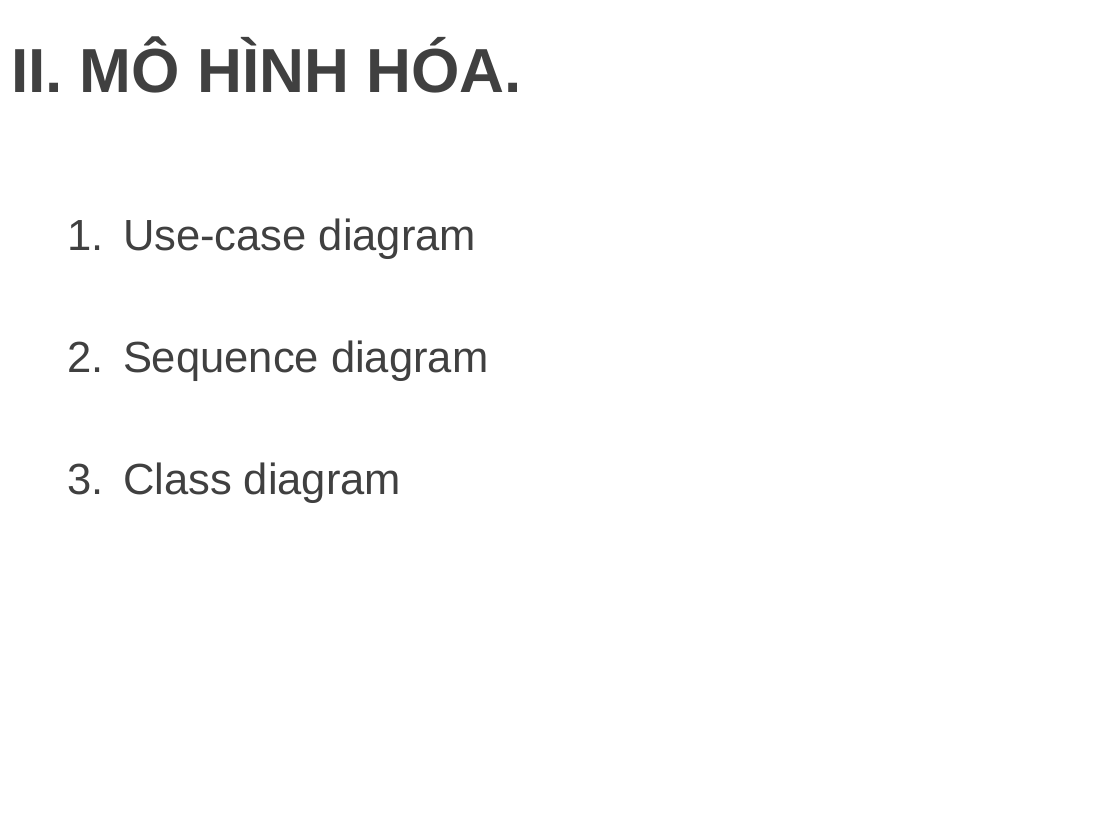
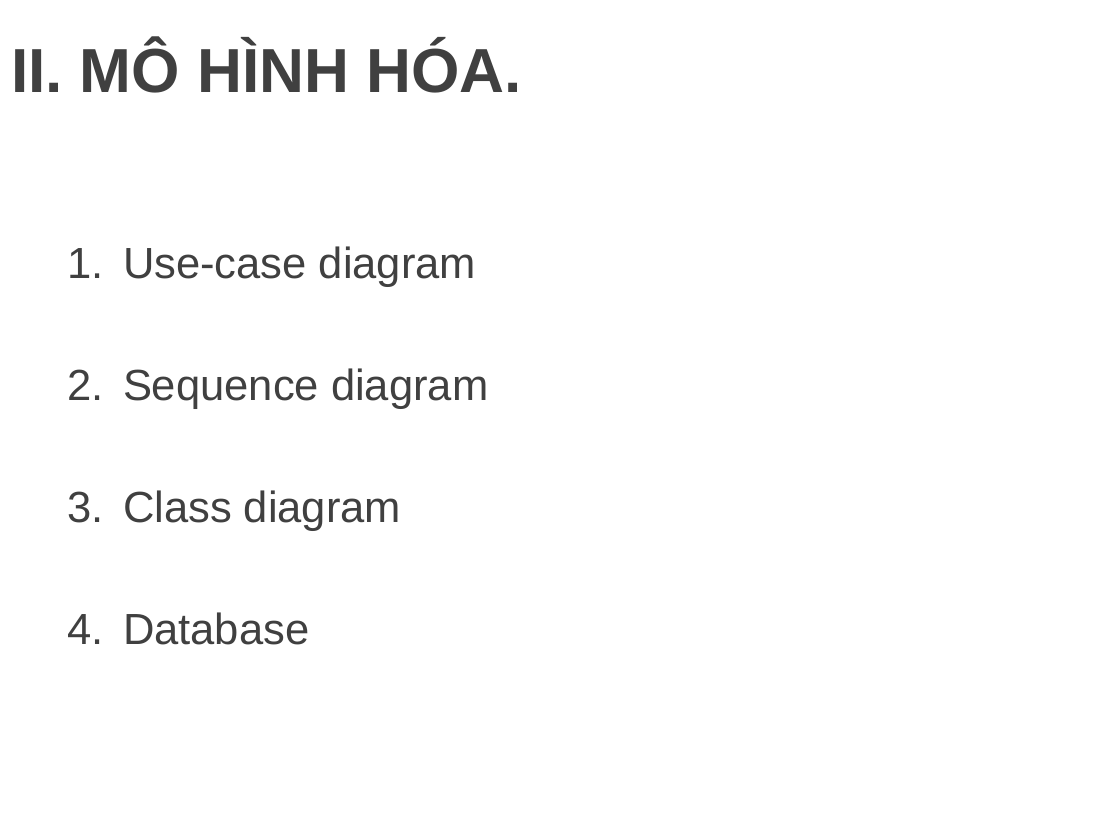
Before and after one commit to minhdat1602/2021_cnpm_group09, a slide deck: slide 7 of document_slide/slide.pptx. Drawn at 1120x840 pixels with LibreOffice and Linux fonts; fonts in the diff are those of the drawing; background and template pictures are left out. Boxes give left, top, right and bottom in pixels: in the first picture for what was removed or moved away, otherwise in the second. Text is boxed around its words. In the diff, an @@ line names an element or a change of style, - is before the commit and + after.

```diff
--- a/document_slide/slide.pptx
+++ b/document_slide/slide.pptx
@@ text at bbox=[123, 612, 309, 645]: paragraph added @@
+4. Database
```
Also in this commit, not shown: 3 other slides changed, 2 slides added, 5 slides removed, 3 other files.
